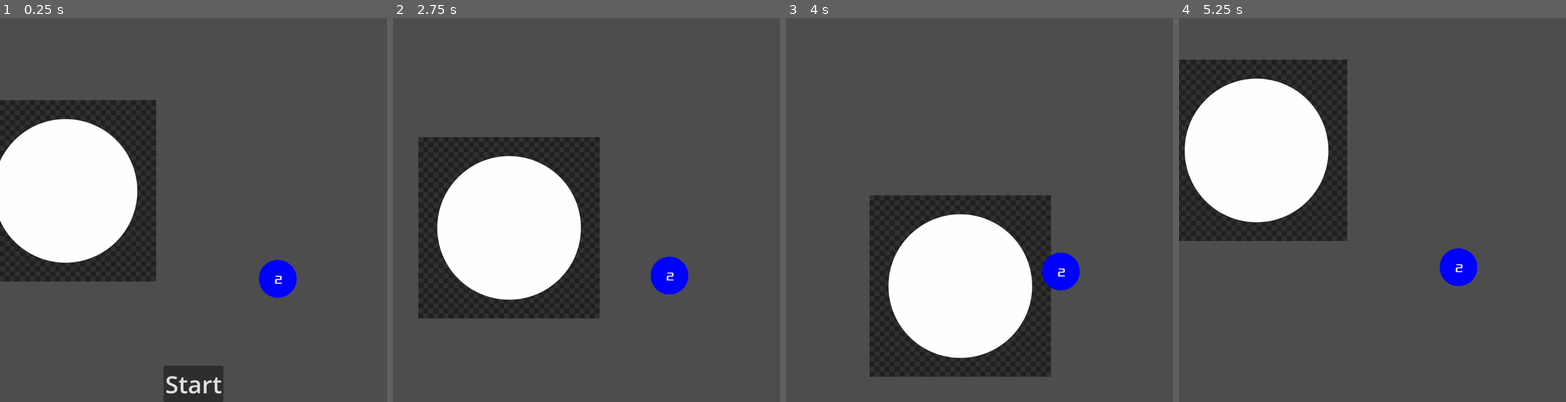
Above: before the commit, frames 1-4 (left to right).
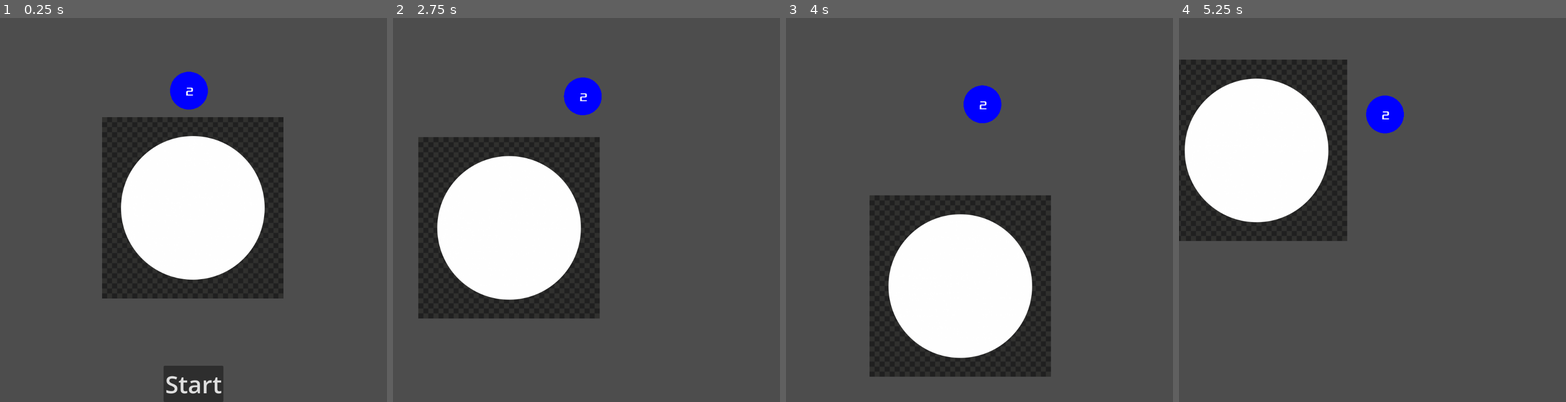
Above: after the commit, the same moments.

Repository: nuts4nuts4nuts/flappyversary
Game: Godot game, scene res://scenes/main.tscn
Two runs of this game, one before a commit and one after it. Both use one fixed random seed, a clock stepped at 60 frames per second and the inputs below.
Inputs (mouse positions are in pixels of both pictures, inside the frame that each line leads up to):
- Up to frame 1 (0.25 s): no input
- Up to frame 2 (2.75 s): click "Start" at 0.5 s; move the mouse to (671, 190) at 1.27 s; press the mouse at (671, 190) at 1.28 s; move the mouse to (509, 229) at 2.02 s; release the mouse at (509, 229) at 2.03 s; click (509, 229) at 2.1 s
- Up to frame 3 (4 s): move the mouse to (1018, 121) at 2.77 s; press the mouse at (1018, 121) at 2.78 s; move the mouse to (960, 286) at 3.52 s; release the mouse at (960, 286) at 3.53 s; click (960, 286) at 3.6 s
- Up to frame 4 (5.25 s): move the mouse to (1488, 267) at 4.27 s; press the mouse at (1488, 267) at 4.28 s; move the mouse to (1256, 152) at 5.02 s; release the mouse at (1256, 152) at 5.03 s; click (1256, 152) at 5.1 s

The runs differ from the first frame. In frame 1, 33% of the frame differs, in the area x 0-77%, y 13-74%; in frame 2, 1.5%; in frame 3, 1.5%; in frame 4, 1.5%.

Commit message:
Death, restart screen

Diff:
--- a/scenes/end-game.tscn
+++ /dev/null
@@ -1,28 +0,0 @@
-[gd_scene load_steps=3 format=3 uid="uid://bcte5idwdimgm"]
-
-[ext_resource type="PackedScene" uid="uid://b2gd6octe6prj" path="res://scenes/start-button.tscn" id="1_jn6eo"]
-[ext_resource type="FontFile" uid="uid://yms4qa7f8yr1" path="res://fonts/Xolonium-Regular.ttf" id="2_epc72"]
-
-[node name="end-game" type="Control"]
-layout_mode = 3
-anchors_preset = 15
-anchor_right = 1.0
-anchor_bottom = 1.0
-grow_horizontal = 2
-grow_vertical = 2
-
-[node name="start-button" parent="." instance=ExtResource("1_jn6eo")]
-layout_mode = 1
-button_text = "Restart"
-
-[node name="Label" type="Label" parent="."]
-layout_mode = 1
-anchors_preset = 10
-anchor_right = 1.0
-offset_bottom = 81.0
-grow_horizontal = 2
-theme_override_fonts/font = ExtResource("2_epc72")
-theme_override_font_sizes/font_size = 64
-text = "Score: 555"
-horizontal_alignment = 1
-vertical_alignment = 1
--- a/scenes/main.tscn
+++ b/scenes/main.tscn
@@ -11,18 +11,19 @@
 ball_scene = ExtResource("1_fjp4r")
 
 [node name="gravity_well" parent="." instance=ExtResource("1_igh56")]
-position = Vector2(173, 465)
+position = Vector2(510, 510)
 
-[node name="BallSpawnPos" type="Marker2D" parent="."]
+[node name="SpawnPos" type="Marker2D" parent="."]
 position = Vector2(512, 512)
 
 [node name="SpawnTimer" type="Timer" parent="."]
 wait_time = 5.0
 
-[node name="target-ball" parent="." node_paths=PackedStringArray("gravity_well") instance=ExtResource("4_laj0n")]
-position = Vector2(735, 698)
+[node name="target_ball" parent="." node_paths=PackedStringArray("gravity_well") instance=ExtResource("4_laj0n")]
+position = Vector2(500, 200)
 gravity_well = NodePath("../gravity_well")
 
 [node name="HUD" parent="." instance=ExtResource("5_uep46")]
 
 [connection signal="timeout" from="SpawnTimer" to="." method="_on_spawn_timer_timeout"]
+[connection signal="dead" from="target_ball" to="." method="end_game"]
--- a/scenes/start-button.tscn
+++ /dev/null
@@ -1,28 +0,0 @@
-[gd_scene load_steps=3 format=3 uid="uid://b2gd6octe6prj"]
-
-[ext_resource type="FontFile" uid="uid://yms4qa7f8yr1" path="res://fonts/Xolonium-Regular.ttf" id="1_1cuyw"]
-[ext_resource type="Script" path="res://scripts/start-button.gd" id="1_77vhx"]
-
-[node name="start-button" type="Control"]
-layout_mode = 3
-anchors_preset = 15
-anchor_right = 1.0
-anchor_bottom = 1.0
-grow_horizontal = 2
-grow_vertical = 2
-script = ExtResource("1_77vhx")
-
-[node name="Button" type="Button" parent="."]
-layout_mode = 1
-anchors_preset = 12
-anchor_top = 1.0
-anchor_right = 1.0
-anchor_bottom = 1.0
-offset_top = -66.0
-grow_horizontal = 2
-grow_vertical = 0
-theme_override_fonts/font = ExtResource("1_1cuyw")
-theme_override_font_sizes/font_size = 96
-text = "Start"
-
-[connection signal="pressed" from="Button" to="." method="_on_button_pressed"]
--- a/scenes/target-ball.tscn
+++ b/scenes/target-ball.tscn
@@ -8,14 +8,14 @@
 [sub_resource type="CircleShape2D" id="CircleShape2D_7xngv"]
 radius = 50.0
 
-[node name="target-ball" type="RigidBody2D"]
+[node name="Target" type="RigidBody2D"]
 gravity_scale = 0.0
 max_contacts_reported = 1
 contact_monitor = true
+freeze = true
 script = ExtResource("1_7247g")
 color_normal = Color(0, 0, 1, 1)
 color_cash = Color(0, 1, 0, 1)
-death_time = 5.0
 metadata/_edit_horizontal_guides_ = []
 
 [node name="Collider" type="CollisionShape2D" parent="."]
--- a/scripts/HUD.gd
+++ b/scripts/HUD.gd
@@ -12,6 +12,16 @@
 func _process(delta):
 	pass
 
+
 func _on_start_button_pressed():
-	$StartButton.hide()
-	_parent.start_game()
+	if $StartButton.text == "Start":
+		$StartButton.hide()
+		_parent.start_game()
+	else:
+		$StartButton.hide()
+		_parent.restart_game()
+
+
+func show_restart():
+	$StartButton.text = "Restart"
+	$StartButton.show()
--- a/scripts/gravity-well.gd
+++ b/scripts/gravity-well.gd
@@ -11,14 +11,22 @@
 func _process(delta):
 	pass
 
+
 func activate():
 	print("well active")
 	game_started = true
+
+
+func deactivate():
+	print("well not active")
+	game_started = false
+
 
 func _input(event):
 	if game_started and event.is_action_pressed("make_well"):
 		make_well(event)
 
+
 func make_well(event):
 	print("mouse button event at ", event.position)
 	self.position = event.position
--- a/scripts/main.gd
+++ b/scripts/main.gd
@@ -11,10 +11,27 @@
 func _ready():
 	print("ready")
 
+
 func start_game():
 	$gravity_well.activate()
 	$SpawnTimer.start()
+	$target_ball.start()
 	ball_spawner_rng = RandomNumberGenerator.new()
+	for child in find_children("*Ball*", "", false, false):
+		print(child)
+		child.queue_free()
+
+
+func restart_game():
+	start_game()
+
+
+func end_game():
+	$gravity_well.deactivate()
+	$SpawnTimer.stop()
+	$target_ball.end()
+	$HUD.show_restart()
+
 
 func _on_spawn_timer_timeout():
 	spawn_ball()
@@ -23,7 +40,7 @@
 func spawn_ball():
 	var ball = ball_scene.instantiate()
 	ball.gravity_well = $gravity_well
-	var spawn_pos = $BallSpawnPos
+	var spawn_pos = $SpawnPos
 
 	ball.position = spawn_pos.position
 	var initial_x = ball_spawner_rng.randf_range(30, 100)
--- a/scripts/target-ball.gd
+++ b/scripts/target-ball.gd
@@ -2,24 +2,38 @@
 
 signal merged
 signal cashed
+signal dead
 
 @export var initial_impulse: Vector2
 @export var gravity_well: Node2D
 @export var color_normal: Color
 @export var color_cash: Color
-@export var death_time: float
+@export var death_time: float = 5
+@export var base_ball_value: int = 2
+@export var base_cashing_bonus: int = 1
 
 var color: Color
-
 var merge_boost = 0.2
-var ball_value = 2
+var ball_value = base_ball_value
 var base_force = 50
 var is_target = true
 var target_progress = 1
 var cashing_in = false
 var merged_balls = []
-var cashing_bonus = 1
+var cashing_bonus = base_cashing_bonus
 var current_death_time = 0.0
+
+
+func start():
+	freeze = false
+	ball_value = 1
+	finish_cash_in()
+
+
+func end():
+	freeze = true
+	position = Vector2(500, 500)
+
 
 func steal_children(other):
 	print(name + " stealing")
@@ -60,6 +74,7 @@
 	sleeping = false
 	target_progress = 1
 	ball_value += cashing_bonus
+	cashing_bonus = base_cashing_bonus
 	cashed.emit()
 
 
@@ -82,12 +97,12 @@
 
 
 func _process(delta):
-	print(current_death_time)
+#	print(current_death_time)
 	if check_out_of_bounds():
 		current_death_time += delta
 		if current_death_time > death_time:
 			# End game!
-			pass
+			dead.emit()
 	elif current_death_time > 0:
 		current_death_time = max(0, current_death_time - delta)
 
Not shown, changed: README.org
